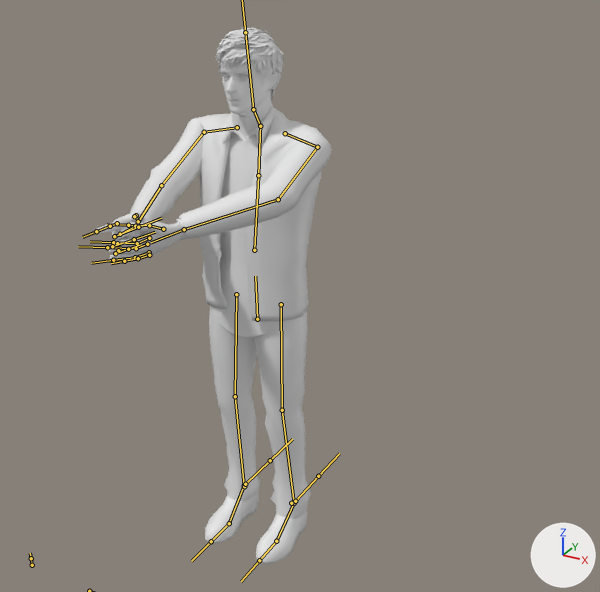
What one commit did to the FBX model blueprints/humans/male/playable character/rory-rigged-merged-walking.fbx.
One viewpoint serves both versions: a 50 mm lens placed at (2.79, -4.52, 4.27), pointed at (0.42, -0.21, 2.11). Arrows for +X, +Y and +Z are at lower right; the lights stay in place. Both versions are drawn at frame 1 of the action 'Armature|Action'; the numbers are the values there. The bones that bend it are drawn over the model as lines.

Names of what the first picture shows: 'RoryWatchRing'.
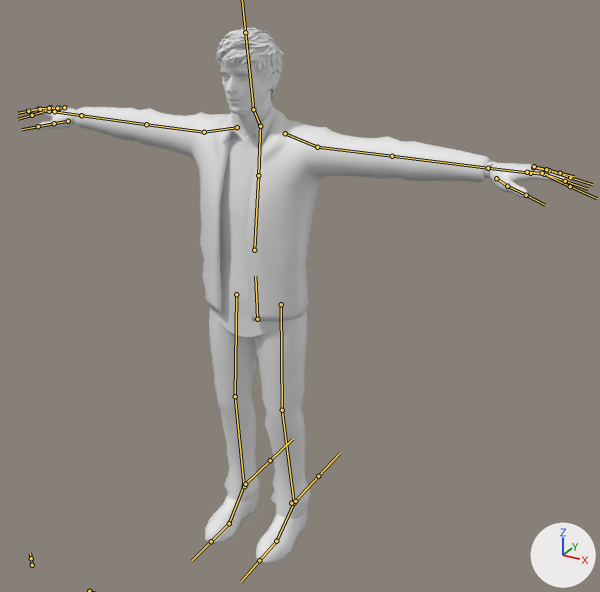
Changed parts and their boxes [x1, y1, x2, y2] in the pictures (600 x 592 px):
```json
{"object": "RoryWatchRing", "change": "posed", "before": [94, 27, 332, 565], "after": [28, 27, 573, 565], "on screen": "128% wider"}
{"bone": "Upper Arm.L", "before": "(317, 147) to (278, 199)", "after": "(317, 147) to (392, 156)"}
{"bone": "Lower Arm.L", "before": "(278, 199) to (184, 229)", "after": "(392, 156) to (488, 168)"}
{"bone": "Hand.L", "before": "(184, 229) to (151, 242)", "after": "(488, 168) to (526, 172)"}
{"bone": "Finger021.L", "before": "(136, 248) to (107, 247)", "after": "(544, 174) to (570, 186)"}
{"bone": "Thumb000.L", "before": "(163, 229) to (149, 225)", "after": "(496, 178) to (507, 186)"}
{"bone": "Finger011.L", "before": "(137, 243) to (113, 242)", "after": "(542, 173) to (565, 181)"}
{"bone": "Finger041.L", "before": "(138, 258) to (124, 261)", "after": "(546, 169) to (560, 173)"}
{"bone": "Upper Arm.R", "before": "(204, 132) to (161, 185)", "after": "(204, 132) to (146, 124)"}
{"bone": "Lower Arm.R", "before": "(161, 185) to (135, 226)", "after": "(146, 124) to (81, 115)"}
{"bone": "Hand.R", "before": "(135, 226) to (121, 233)", "after": "(81, 115) to (57, 112)"}
{"bone": "Finger021.R", "before": "(114, 236) to (138, 227)", "after": "(46, 110) to (32, 115)"}
{"bone": "Thumb000.R", "before": "(138, 221) to (136, 215)", "after": "(68, 121) to (54, 123)"}
{"bone": "Thumb001.R", "before": "(136, 215) to (134, 216)", "after": "(54, 123) to (38, 126)"}
{"bone": "Finger031.R", "before": "(112, 246) to (134, 239)", "after": "(50, 107) to (38, 109)"}
{"bone": "Finger011.R", "before": "(110, 226) to (96, 231)", "after": "(40, 109) to (28, 111)"}
{"bone": "Finger041.R", "before": "(115, 253) to (128, 249)", "after": "(57, 108) to (49, 108)"}
```

The change, as JSON lines over the scene's bpy script:
```json
{"block": "bone_upper_arm_l", "where": "bone_upper_arm_l = bpy.data.objects['Armature'].pose.bones['Upper Arm.L']  # child of 'Shoulder.L'"}
{"op": "set", "path": "bone_upper_arm_l.rotation_quaternion", "old": "(0.597, 0.422, -0.312, -0.607)", "new": "(1.0, 0.0, 0.0, 0.0)", "note": "degrees (63, 8, -86) -> degrees (0, 0, 0)"}
{"block": "bone_lower_arm_l", "where": "bone_lower_arm_l = bpy.data.objects['Armature'].pose.bones['Lower Arm.L']  # child of 'Upper Arm.L'"}
{"op": "set", "path": "bone_lower_arm_l.rotation_quaternion", "old": "(0.947, 0.103, -0.008, -0.303)", "new": "(1.0, 0.0, 0.0, 0.0)", "note": "degrees (12, 3, -35) -> degrees (0, 0, 0)"}
{"block": "bone_hand_l", "where": "bone_hand_l = bpy.data.objects['Armature'].pose.bones['Hand.L']  # child of 'Lower Arm.L'"}
{"op": "set", "path": "bone_hand_l.rotation_quaternion", "old": "(0.977, 0.05, -0.145, 0.145)", "new": "(1.0, 0.0, 0.0, 0.0)", "note": "degrees (3, -17, 16) -> degrees (0, 0, 0)"}
{"block": "bone_finger021_l", "where": "bone_finger021_l = bpy.data.objects['Armature'].pose.bones['Finger021.L']  # child of 'Finger020.L'"}
{"op": "set", "path": "bone_finger021_l.rotation_quaternion", "old": "(0.995, 0.068, -0.023, -0.066)", "new": "(1.0, 0.0, 0.0, 0.0)", "note": "degrees (8, -2, -8) -> degrees (0, 0, 0)"}
{"block": "bone_thumb000_l", "where": "bone_thumb000_l = bpy.data.objects['Armature'].pose.bones['Thumb000.L']  # child of 'Hand.L'"}
{"op": "set", "path": "bone_thumb000_l.location", "old": "(-0.054, 0.052, -0.021)", "new": "(0.0, 0.0, 0.0)"}
{"op": "set", "path": "bone_thumb000_l.rotation_quaternion", "old": "(1.0, -0.008, -0.002, 0.012)", "new": "(1.0, 0.0, 0.0, 0.0)", "note": "degrees (-1, 0, 1) -> degrees (0, 0, 0)"}
{"block": "bone_finger011_l", "where": "bone_finger011_l = bpy.data.objects['Armature'].pose.bones['Finger011.L']  # child of 'Finger010.L'"}
{"op": "set", "path": "bone_finger011_l.rotation_quaternion", "old": "(0.989, 0.101, 0.014, -0.104)", "new": "(1.0, 0.0, 0.0, 0.0)", "note": "degrees (11, 3, -12) -> degrees (0, 0, 0)"}
{"block": "bone_finger041_l", "where": "bone_finger041_l = bpy.data.objects['Armature'].pose.bones['Finger041.L']  # child of 'Finger040.L'"}
{"op": "set", "path": "bone_finger041_l.rotation_quaternion", "old": "(0.999, 0.027, -0.021, -0.027)", "new": "(1.0, 0.0, 0.0, 0.0)", "note": "degrees (3, -2, -3) -> degrees (0, 0, 0)"}
{"block": "bone_upper_arm_r", "where": "bone_upper_arm_r = bpy.data.objects['Armature'].pose.bones['Upper Arm.R']  # child of 'Shoulder.R.001'"}
{"op": "set", "path": "bone_upper_arm_r.rotation_quaternion", "old": "(0.74, 0.536, 0.046, 0.405)", "new": "(1.0, 0.0, 0.0, 0.0)", "note": "degrees (63, -21, 44) -> degrees (0, 0, 0)"}
{"block": "bone_lower_arm_r", "where": "bone_lower_arm_r = bpy.data.objects['Armature'].pose.bones['Lower Arm.R']  # child of 'Upper Arm.R'"}
{"op": "set", "path": "bone_lower_arm_r.rotation_quaternion", "old": "(0.936, 0.305, -0.173, -0.044)", "new": "(1.0, 0.0, 0.0, 0.0)", "note": "degrees (38, -17, -11) -> degrees (0, 0, 0)"}
{"block": "bone_hand_r", "where": "bone_hand_r = bpy.data.objects['Armature'].pose.bones['Hand.R']  # child of 'Lower Arm.R'"}
{"op": "set", "path": "bone_hand_r.rotation_quaternion", "old": "(0.856, 0.072, 0.502, -0.098)", "new": "(1.0, 0.0, 0.0, 0.0)", "note": "degrees (3, 61, -11) -> degrees (0, 0, 0)"}
{"block": "bone_finger021_r", "where": "bone_finger021_r = bpy.data.objects['Armature'].pose.bones['Finger021.R']  # child of 'Finger020.R'"}
{"op": "set", "path": "bone_finger021_r.rotation_quaternion", "old": "(0.483, 0.102, 0.066, 0.867)", "new": "(1.0, 0.0, 0.0, 0.0)", "note": "degrees (12, -6, 121) -> degrees (0, 0, 0)"}
{"block": "bone_thumb000_r", "where": "bone_thumb000_r = bpy.data.objects['Armature'].pose.bones['Thumb000.R']  # child of 'Hand.R'"}
{"op": "set", "path": "bone_thumb000_r.location", "old": "(-0.005, -0.007, -0.017)", "new": "(0.0, 0.0, 0.0)"}
{"block": "bone_thumb001_r", "where": "bone_thumb001_r = bpy.data.objects['Armature'].pose.bones['Thumb001.R']  # child of 'Thumb000.R'"}
{"op": "set", "path": "bone_thumb001_r.rotation_quaternion", "old": "(0.996, -0.086, 0.027, 0.021)", "new": "(1.0, 0.0, 0.0, 0.0)", "note": "degrees (-10, 3, 2) -> degrees (0, 0, 0)"}
{"block": "bone_finger031_r", "where": "bone_finger031_r = bpy.data.objects['Armature'].pose.bones['Finger031.R']  # child of 'Finger030.R'"}
{"op": "set", "path": "bone_finger031_r.rotation_quaternion", "old": "(0.575, 0.066, 0.137, 0.804)", "new": "(1.0, 0.0, 0.0, 0.0)", "note": "degrees (17, 3, 109) -> degrees (0, 0, 0)"}
{"block": "bone_finger011_r", "where": "bone_finger011_r = bpy.data.objects['Armature'].pose.bones['Finger011.R']  # child of 'Finger010.R'"}
{"op": "set", "path": "bone_finger011_r.rotation_quaternion", "old": "(0.972, 0.021, 0.018, -0.234)", "new": "(1.0, 0.0, 0.0, 0.0)", "note": "degrees (2, 3, -27) -> degrees (0, 0, 0)"}
{"block": "bone_finger041_r", "where": "bone_finger041_r = bpy.data.objects['Armature'].pose.bones['Finger041.R']  # child of 'Finger040.R'"}
{"op": "set", "path": "bone_finger041_r.rotation_quaternion", "old": "(0.714, 0.085, 0.201, 0.665)", "new": "(1.0, 0.0, 0.0, 0.0)", "note": "degrees (23, 10, 88) -> degrees (0, 0, 0)"}
```
